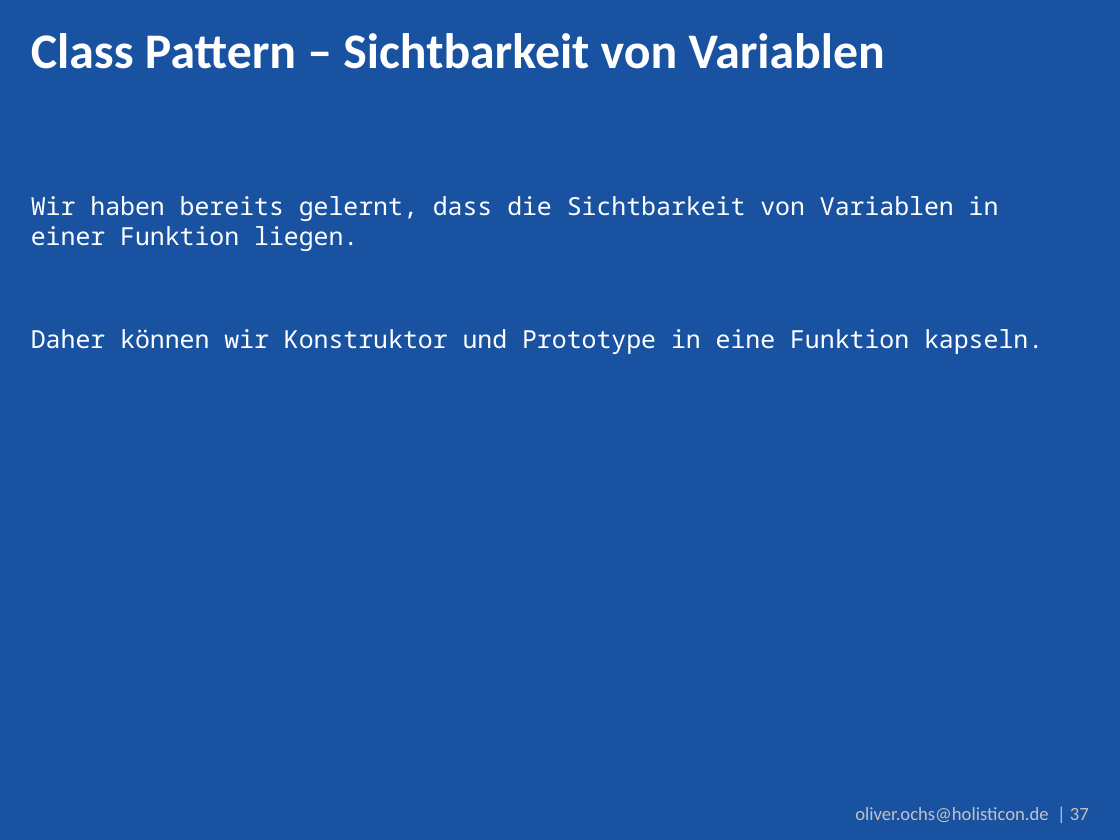
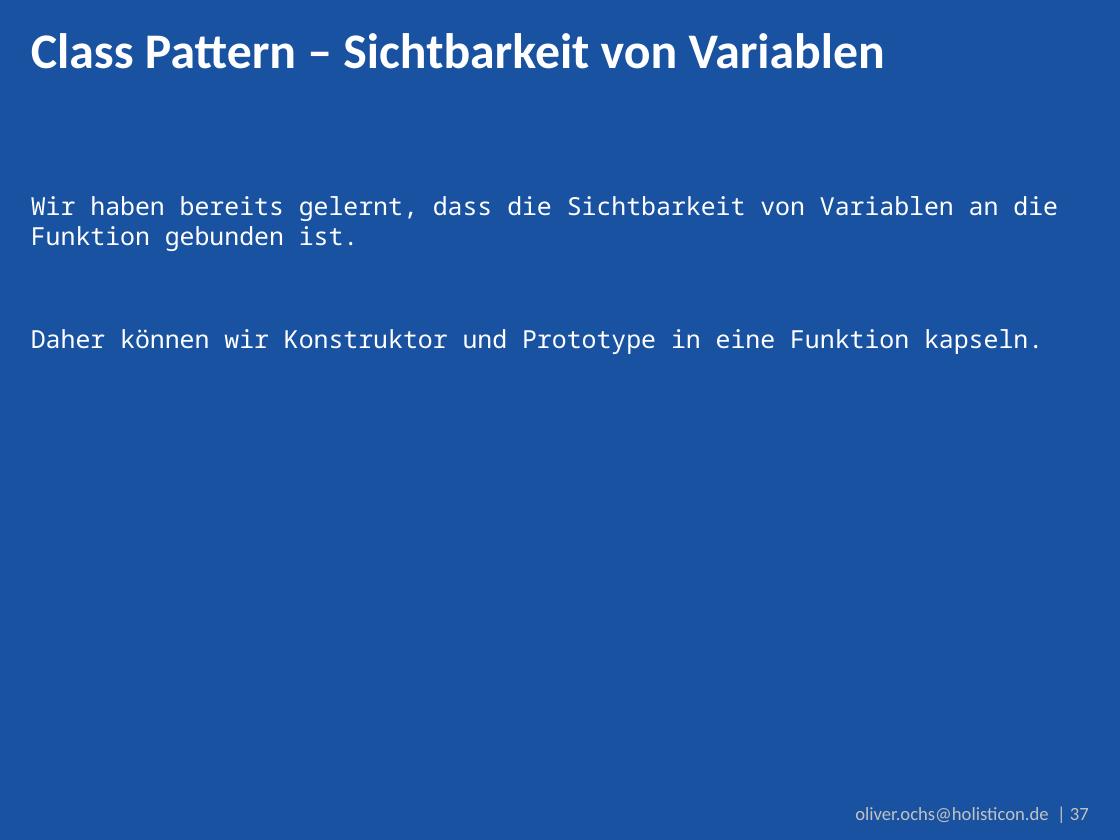
Before and after one commit to DJCordhose/serious-javascript, a slide deck: slide 37 of coding-sessions/code_talks.pptx. Drawn at 1120x840 pixels with LibreOffice and Linux fonts; fonts in the diff are those of the drawing; background and template pictures are left out. Boxes give left, top, right and bottom in pixels: in the first picture for what was removed or moved away, otherwise in the second. Text is boxed around its words. In the diff, an @@ line names an element or a change of style, - is before the commit and + after.

Commit message:
typo

```diff
--- a/coding-sessions/code_talks.pptx
+++ b/coding-sessions/code_talks.pptx
@@ text at box(31, 196, 1058, 251): text changed @@
-Wir haben bereits gelernt, dass die Sichtbarkeit von Variablen in einer Funktion liegen.
+Wir haben bereits gelernt, dass die Sichtbarkeit von Variablen an die Funktion gebunden ist.
```
Also in this commit, not shown: 2 other slides changed.
